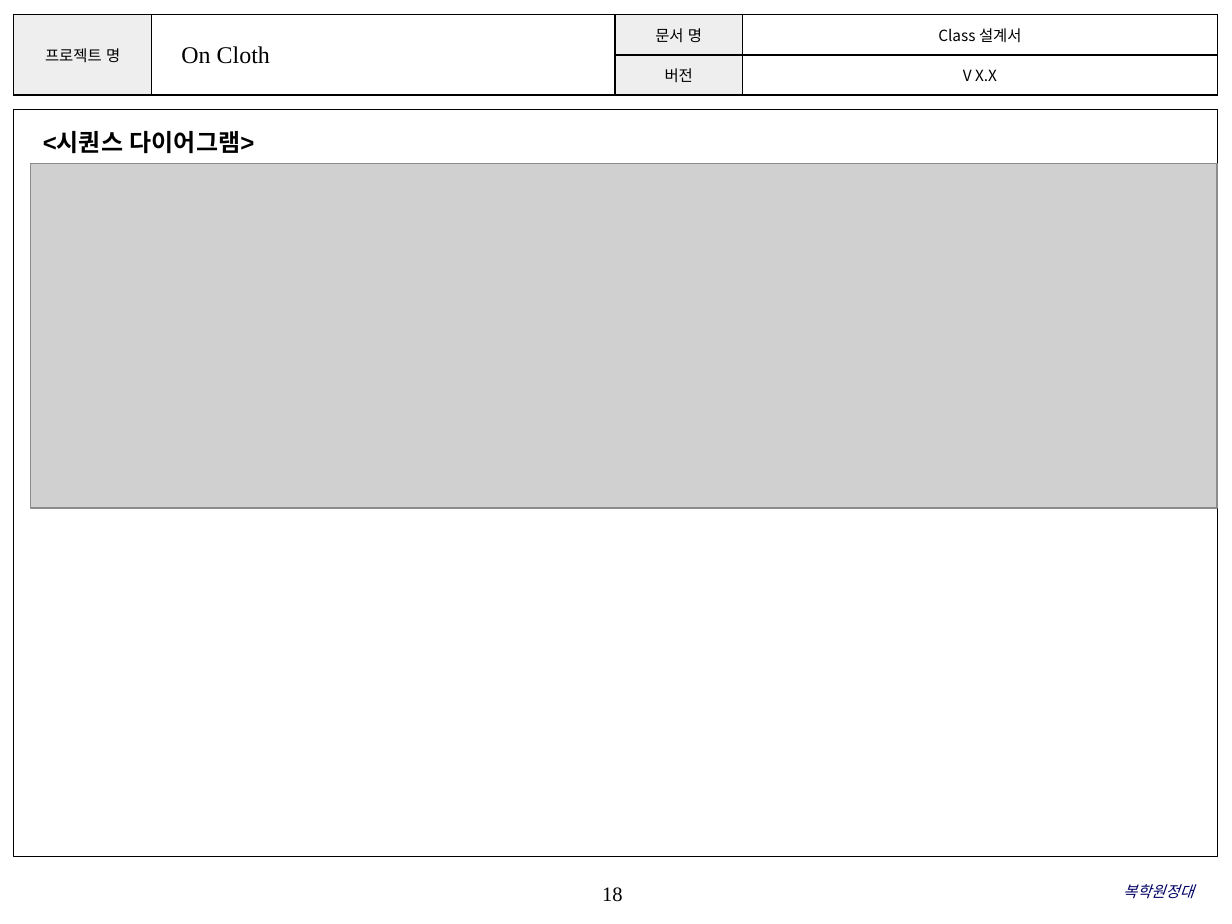
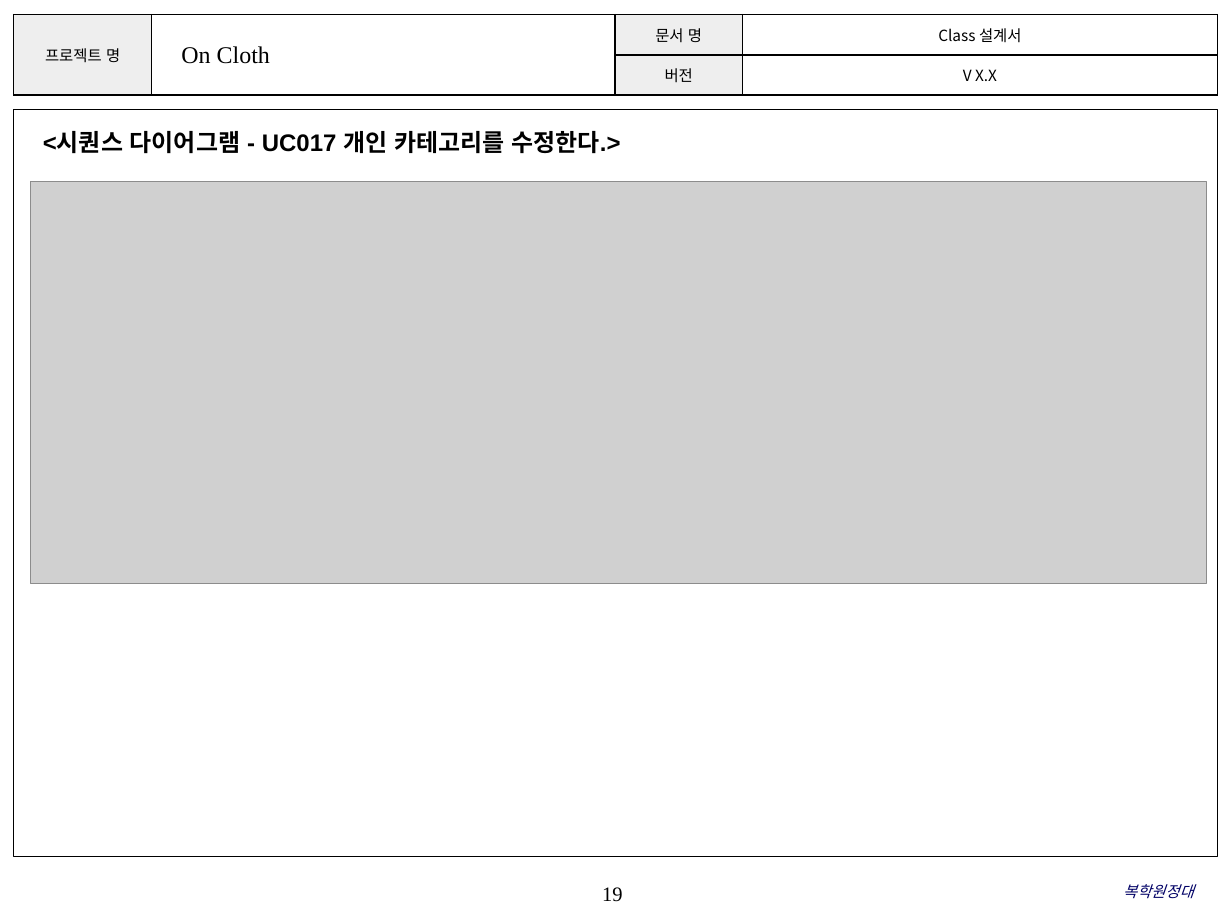
Before and after one commit to ParkSaeHyun/SoftwareEngineering, a slide deck: slide 19 of design/클래스다이어그램.pptx (slide 18 before the commit). Drawn at 1232x924 pixels with LibreOffice and Linux fonts; fonts in the diff are those of the drawing; grey boxes stand for pictures; background and template pictures are left out. Boxes give left, top, right and bottom in pixels: in the first picture for what was removed or moved away, otherwise in the second. Text is boxed around its words. In the diff, an @@ line names an element or a change of style, - is before the commit and + after.

Commit message:
요구사항명세서105수정 클래스다이어그램ppt 수정

```diff
--- a/design/클래스다이어그램.pptx
+++ b/design/클래스다이어그램.pptx
@@ text at [43, 131, 620, 153]: text changed @@
-<시퀀스 다이어그램>
+<시퀀스 다이어그램 - UC017 개인 카테고리를 수정한다.>
@@ picture: place and size @@
-picture at [31, 164, 1217, 509]
+picture at [31, 182, 1206, 584]
@@ page number at [602, 887, 622, 902]: text changed @@
-18
+19
```
Also in this commit, not shown: 20 other slides changed, 1 slide added, 1 other file.
